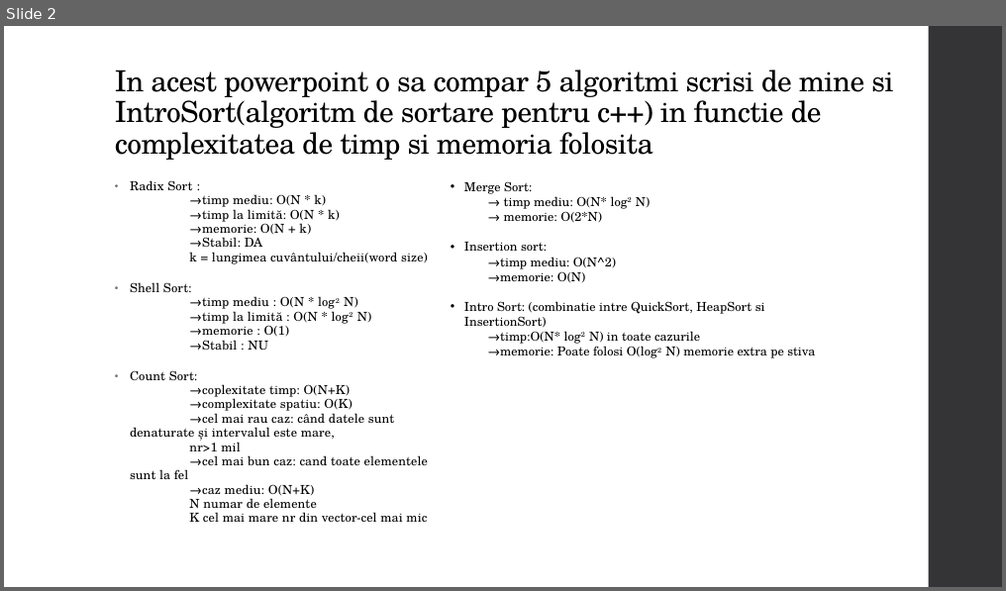
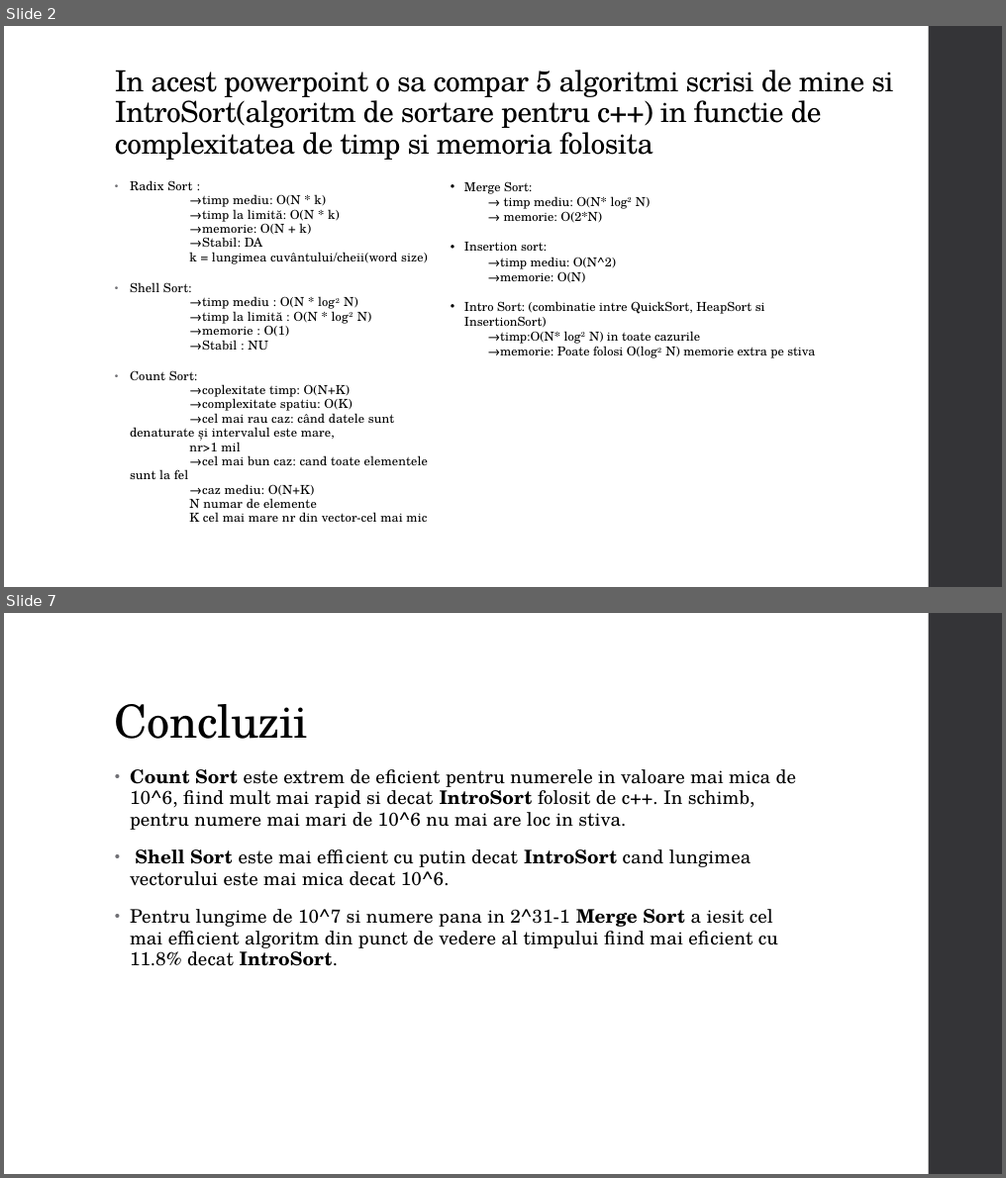
Before and after one commit to CybotTK/Data-Structures, a slide deck: Proiect SD-Algoritmi de sortare.pptx. Shown one above the other, each under a label of ours: slide 2 before the commit, slides 2 and 7 after it; the slides between them are not shown. The pictures are 1006x591 and 1006x1178 pixels, drawn with LibreOffice and Linux fonts; fonts in the diff are those of the drawing. Boxes give left, top, right and bottom in pixels: in the first picture for what was removed or moved away, otherwise in the second. Text is boxed around its words. In the diff, an @@ line names an element or a change of style, - is before the commit and + after.

```diff
--- a/Proiect SD-Algoritmi de sortare.pptx
+++ b/Proiect SD-Algoritmi de sortare.pptx
@@ slide 7 added at (4,613,1002,1174), background #FFFFFF; not listed: 1 template element that a slide beside it also shows @@
@@ title added at (115,704,308,739), 44 pt, text #000000 @@
+Concluzii
@@ text added at (130,769,796,966), 18 pt, text #000000 @@
+• Count Sort este extrem de eficient pentru numerele in valoare mai mica de 10^6, fiind mult mai rapid si decat IntroSort folosit de c++. In schimb, pentru numere mai mari de 10^6 nu mai are loc in stiva.
+• Shell Sort este mai efficient cu putin decat IntroSort cand lungimea vectorului este mai mica decat 10^6.
+• Pentru lungime de 10^7 si numere pana in 2^31-1 Merge Sort a iesit cel mai efficient algoritm din punct de vedere al timpului fiind mai eficient cu 11.8% decat IntroSort.
```
Also in this commit, not shown: 2 slides changed, 2 other slides added, 1 slide removed, 2 other files.
